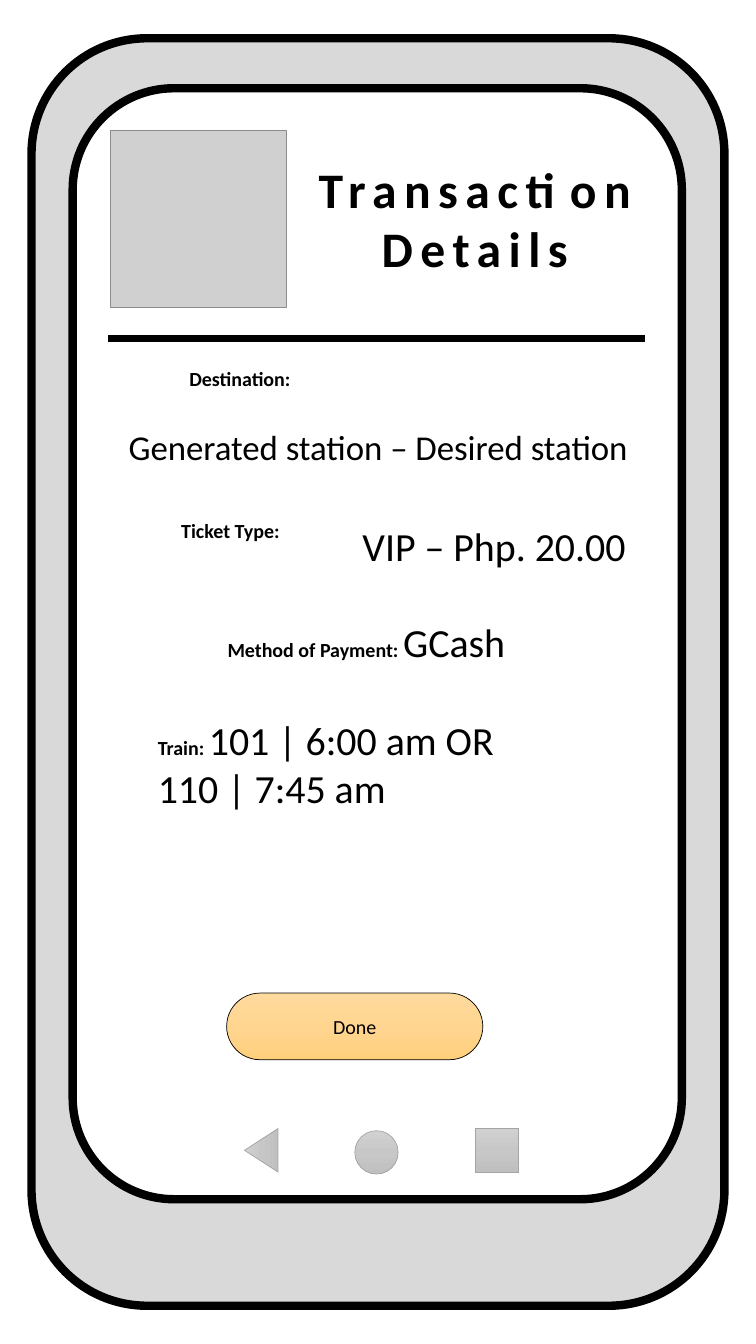
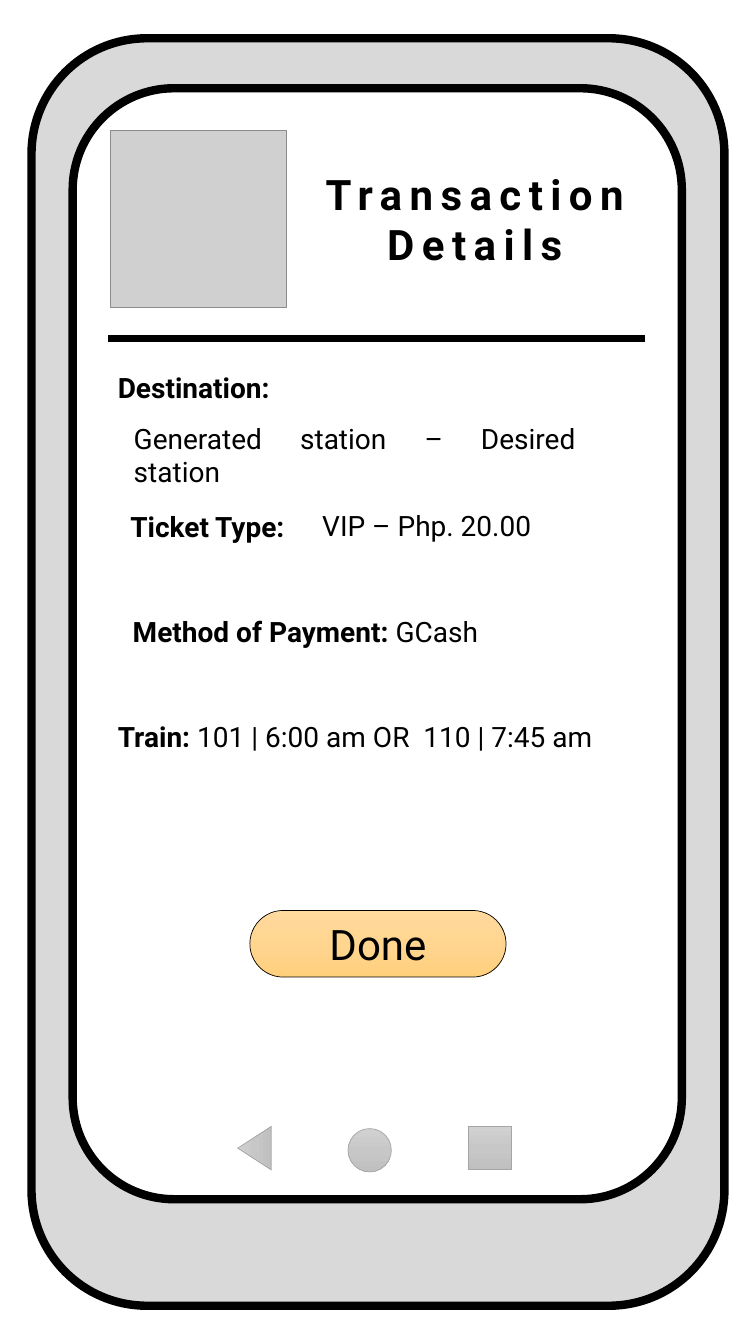
Before and after one commit to pmmanalang/userdes-SF181-A1-Manalang-Timo, a slide deck: slide 11 of Digital Mockup/Static-PrototypeVer.1.pptx. Drawn at 756x1344 pixels with LibreOffice and Linux fonts; fonts in the diff are those of the drawing; grey boxes stand for pictures. Boxes give left, top, right and bottom in pixels: in the first picture for what was removed or moved away, otherwise in the second. Text is boxed around its words. In the diff, an @@ line names an element or a change of style, - is before the commit and + after.

```diff
--- a/Digital Mockup/Static-PrototypeVer.1.pptx
+++ b/Digital Mockup/Static-PrototypeVer.1.pptx
@@ text "Transaction": place and size @@
-text "Transaction" at [382, 232, 568, 268]
+text "Transaction" at [326, 179, 624, 261]
@@ text "Transaction" at [326, 179, 624, 261]: size 35.5 to 30 pt, font Calibri to Roboto @@
@@ text "Destination:" at [118, 377, 270, 399]: size 14.2 to 20 pt, font Calibri to Roboto @@
@@ text "Destination:": place and size @@
-text "Destination:" at [189, 372, 290, 386]
+text "Destination:" at [118, 377, 270, 399]
@@ text "Generated station – Desired station" at [134, 428, 575, 450]: size 24.9 to 20 pt, font Calibri to Roboto @@
@@ text "Ticket Type:": place and size @@
-text "Ticket Type:" at [181, 524, 280, 541]
+text "Ticket Type:" at [130, 516, 284, 543]
@@ text "Ticket Type:" at [130, 516, 284, 543]: size 14.2 to 20 pt, font Calibri to Roboto @@
@@ text "VIP – Php. 20.00": place and size @@
-text "VIP – Php. 20.00" at [362, 533, 626, 568]
+text "VIP – Php. 20.00" at [322, 515, 531, 542]
@@ text "VIP – Php. 20.00" at [322, 515, 531, 542]: size 28.5 to 20 pt, font Calibri to Roboto @@
@@ text "Method of Payment: GCash": place and size @@
-text "Method of Payment: GCash" at [228, 629, 505, 660]
+text "Method of Payment: GCash" at [133, 620, 478, 648]
@@ text "Method of Payment: GCash" at [133, 620, 478, 648]: size 14.2 to 20 pt in "Method of Payment:"; size 28.5 to 20 pt in "GCash"; font Calibri to Roboto @@
@@ text at [118, 726, 592, 748]: text changed; size 28.5 to 20 pt; font Calibri to Roboto @@
-Train: 101 | 6:00 am OR
-110 | 7:45 am
+Train: 101 | 6:00 am OR 110 | 7:45 am
@@ rounded rectangle "Done": place and size @@
-rounded rectangle "Done" at [227, 993, 483, 1059]
+rounded rectangle "Done" at [250, 910, 506, 977]
@@ rounded rectangle "Done" at [250, 910, 506, 977]: size 14.2 to 30 pt, font Calibri to Roboto @@
@@ triangle: place and size @@
-triangle at [245, 1129, 278, 1172]
+triangle at [238, 1126, 271, 1169]
@@ ellipse: place and size @@
-ellipse at [355, 1131, 398, 1174]
+ellipse at [348, 1129, 391, 1172]
@@ rectangle: place and size @@
-rectangle at [475, 1129, 518, 1172]
+rectangle at [468, 1127, 511, 1170]
```
Also in this commit, not shown: 2 other slides changed, 1 slide added, 2 slides removed, 1 other file.
